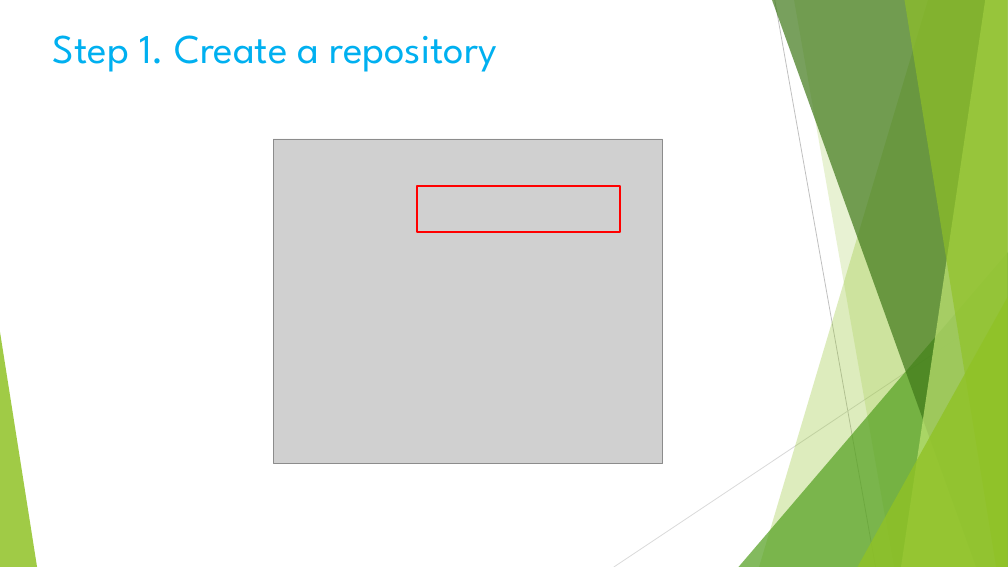
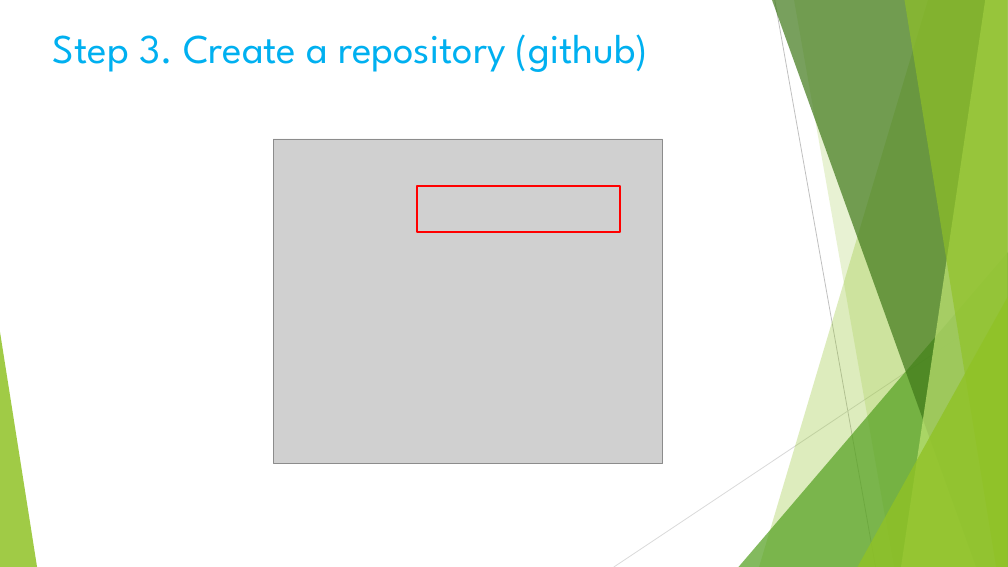
Before and after one commit to lin-chen-DLA/lin-chen-DLA.github.io, a slide deck: slide 6 of Volunteer/Programming/HTML_8.pptx (slide 3 before the commit). Drawn at 1008x567 pixels with LibreOffice and Linux fonts; fonts in the diff are those of the drawing; grey boxes stand for pictures. Boxes give left, top, right and bottom in pixels: in the first picture for what was removed or moved away, otherwise in the second. Text is boxed around its words. In the diff, an @@ line names an element or a change of style, - is before the commit and + after.

Commit message:
Programming Github

```diff
--- a/Volunteer/Programming/HTML_8.pptx
+++ b/Volunteer/Programming/HTML_8.pptx
@@ text at [53,34,648,72]: text changed @@
-Step 1. Create a repository
+Step 3. Create a repository (github)
```
Also in this commit, not shown: 1 other slide changed, 1 slide added, 3 other files.
